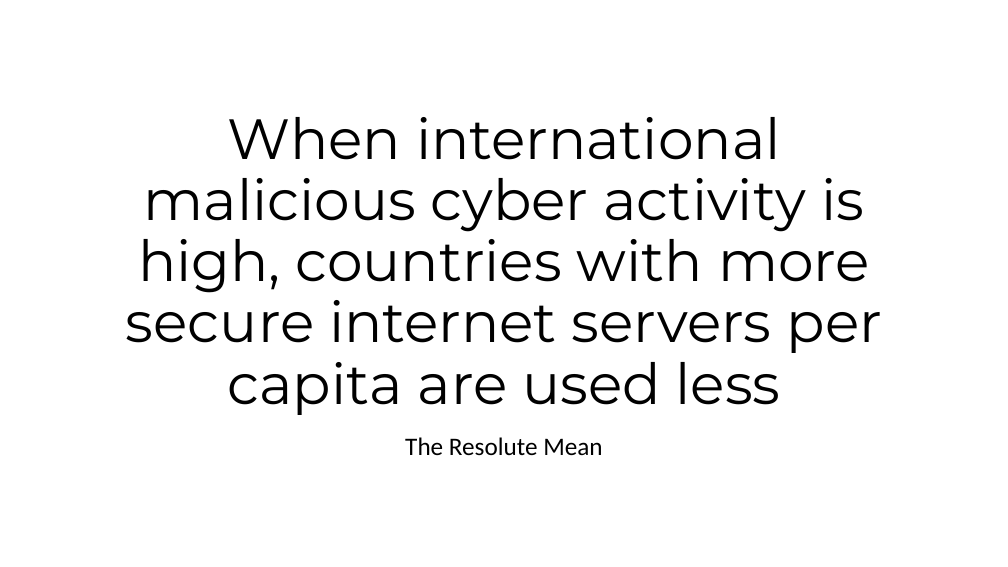
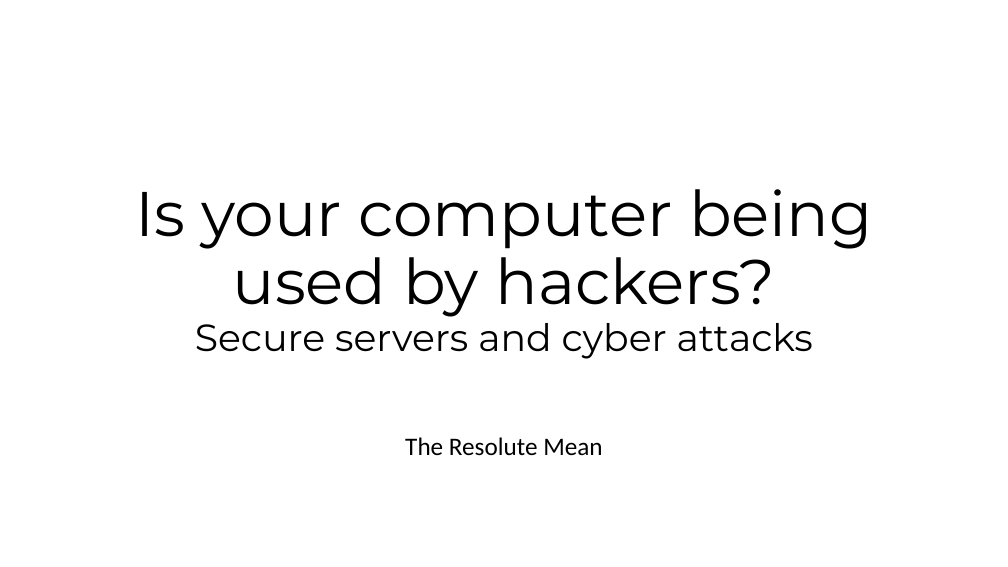
Before and after one commit to jazzmoe/resolutemean2018, a slide deck: slide 1 of presentation/20180325-datafest2018-theresolutemean.pptx. Drawn at 1008x567 pixels with LibreOffice and Linux fonts; fonts in the diff are those of the drawing; background and template pictures are left out. Boxes give left, top, right and bottom in pixels: in the first picture for what was removed or moved away, otherwise in the second. Text is boxed around its words. In the diff, an @@ line names an element or a change of style, - is before the commit and + after.

Commit message:
Presentation update

```diff
--- a/presentation/20180325-datafest2018-theresolutemean.pptx
+++ b/presentation/20180325-datafest2018-theresolutemean.pptx
@@ title at box(135, 189, 873, 359): text changed; size 54 to 60 pt @@
-When international malicious cyber activity is high, countries with more secure internet servers per capita are used less
+Is your computer being used by hackers?
+Secure servers and cyber attacks
```
Also in this commit, not shown: 1 other slide changed, 1 other file.
